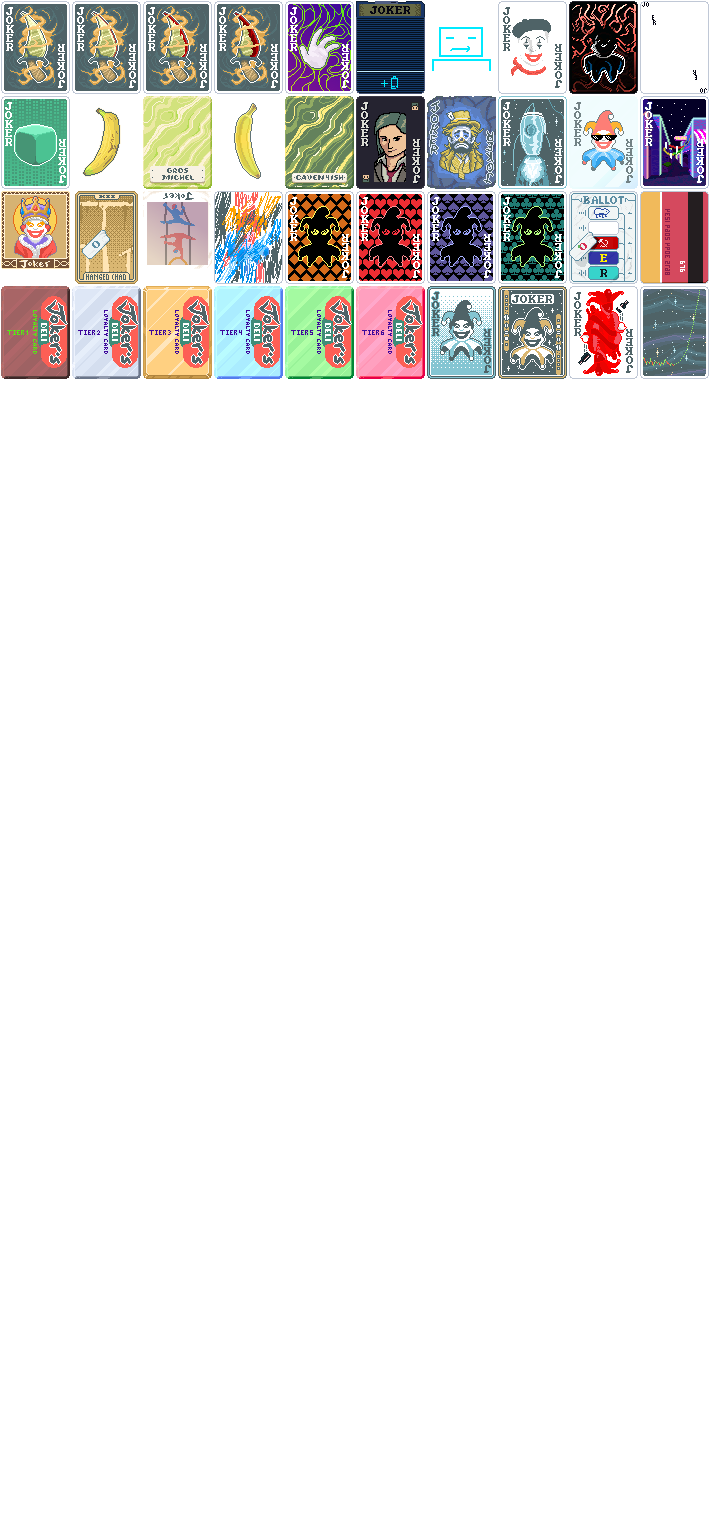
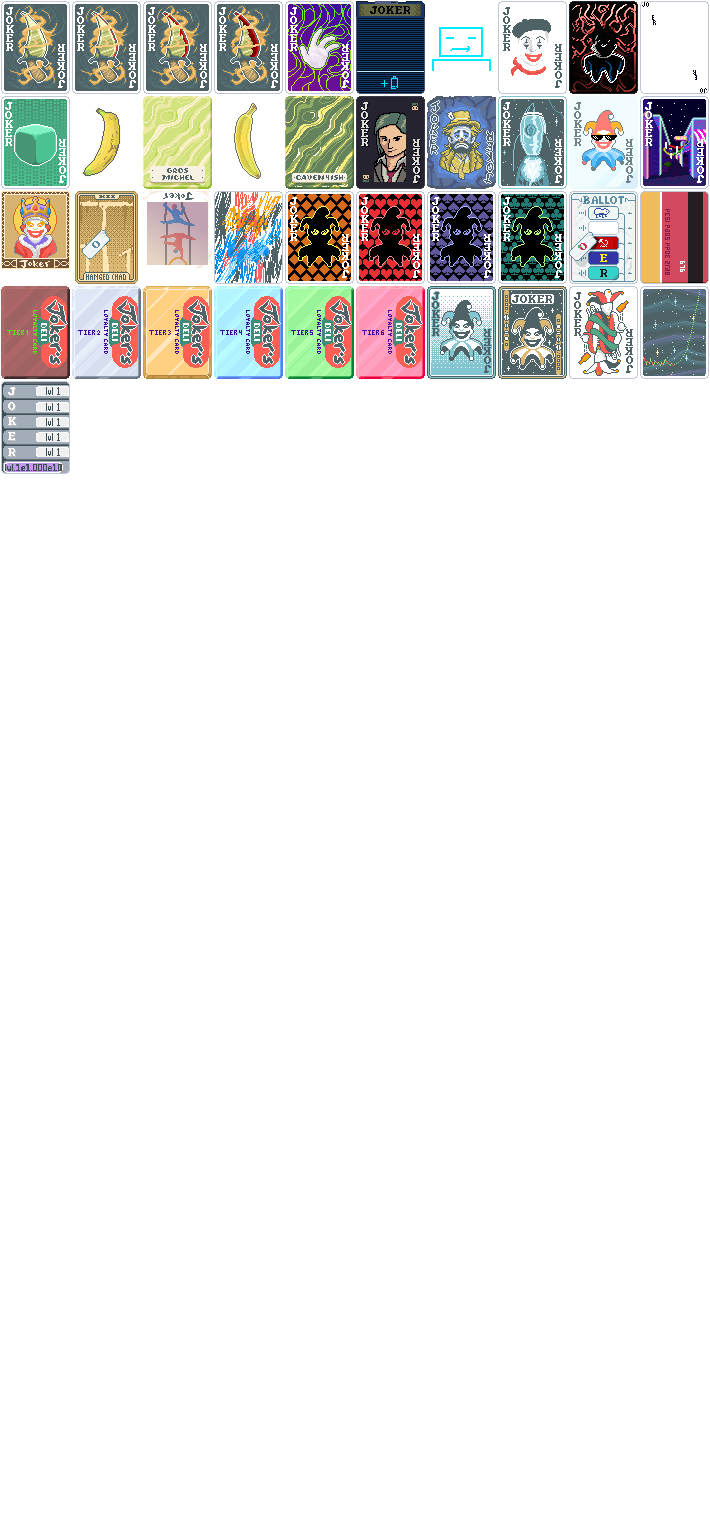
Layers edited between the first and the second 710 x 1520 image:
painted on "drunkyard overlay" over (578, 289, 629, 376)
added group "mixmaxxing" with 7 layers in group "modded" over (1, 381, 70, 474)
added layer "mimmaxxing j" in group "mixmaxxing" over (8, 387, 16, 396)
added layer "minmaxxing o" in group "mixmaxxing" over (8, 402, 16, 411)
added layer "minmaxxing k" in group "mixmaxxing" over (8, 417, 17, 426)
added layer "minmaxxing e" in group "mixmaxxing" over (8, 432, 16, 441)
added layer "mixmaxxing r" in group "mixmaxxing" over (8, 448, 16, 457)
added layer "minmaxxing outline" in group "mixmaxxing" over (1, 381, 70, 474)
added layer "minmaxxing screen" in group "mixmaxxing" over (1, 381, 70, 474)
